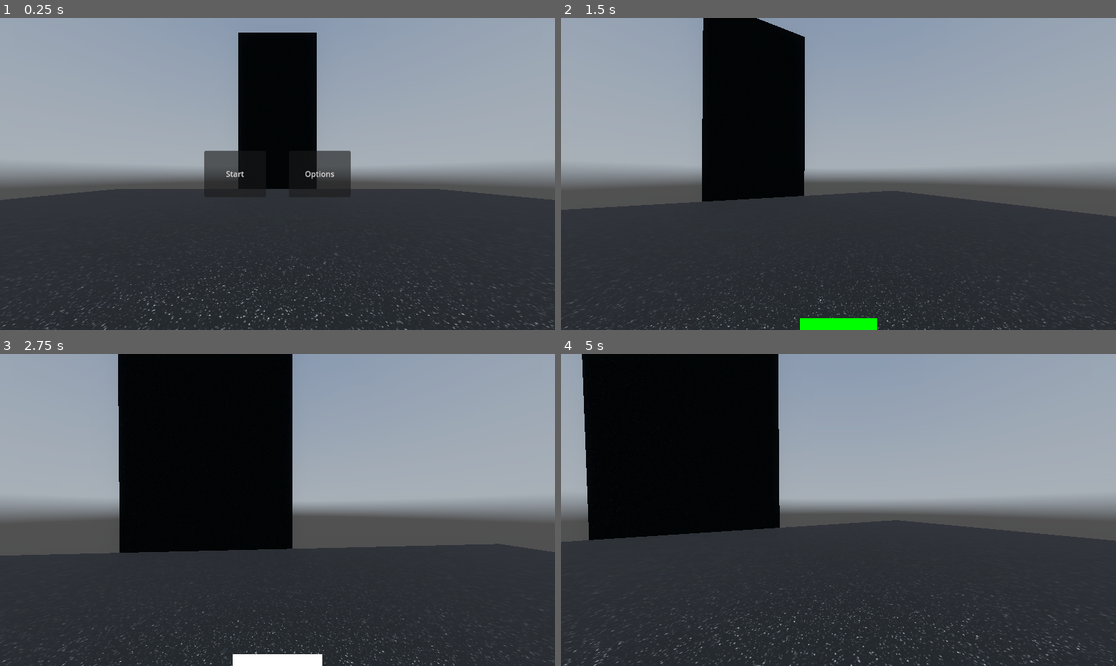
Above: before the commit, frames 1-4 (two rows, left to right).
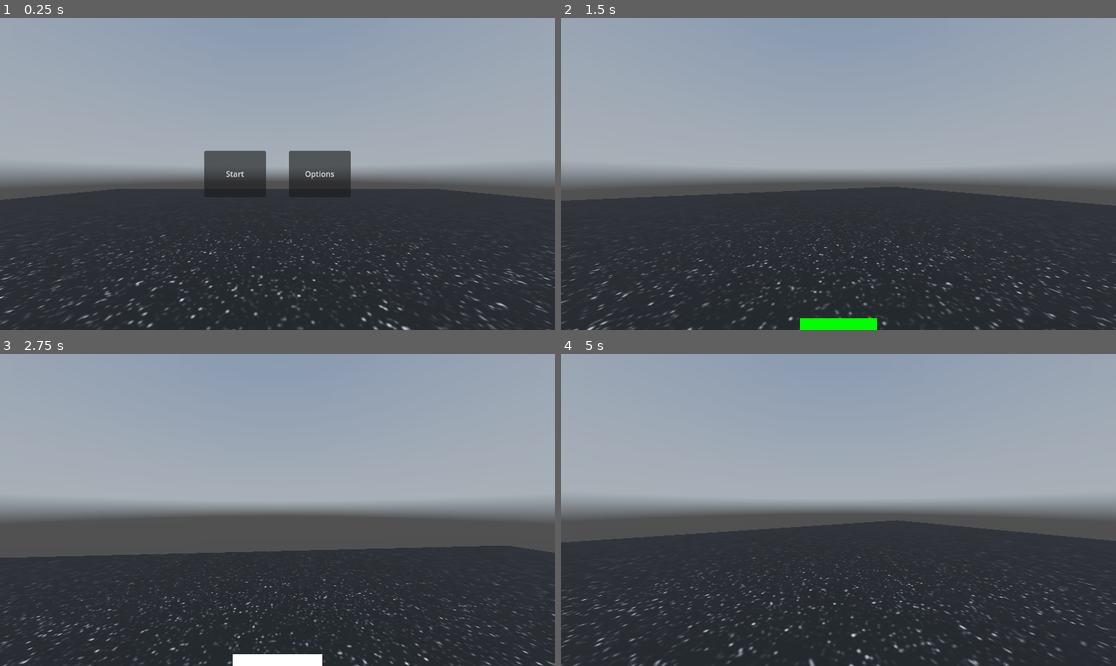
Above: after the commit, the same moments.

Repository: paulfok/parkour
Game: Godot game, scene res://world.tscn
Two runs of this game, one before a commit and one after it. Both use one fixed random seed, a clock stepped at 60 frames per second and the inputs below. A sky picture missing from this copy of the repository is replaced by a grey-blue gradient.
Inputs (mouse positions are in pixels of both pictures, inside the frame that each line leads up to):
- Up to frame 1 (0.25 s): no input
- Up to frame 2 (1.5 s): click "Start" at 0.5 s; tap Enter at 1.25 s; move the mouse to (866, 174) at 1.27 s; hold W (forward) from 1.28 s (still down); hold Space (jump) from 1.28 s (still down); tap Middle mouse button (charge) at 1.35 s
- Up to frame 3 (2.75 s): keep holding W (forward); move the mouse to (249, 510) at 2.02 s; release Space (jump) at 2.03 s; tap Space (jump) at 2.1, 2.27, 2.57 s; tap Middle mouse button (charge) at 2.3 s
- Up to frame 4 (5 s): keep holding W (forward); move the mouse to (849, 503) at 2.77 s; hold Space (jump) 2.78-3.53 s; tap Middle mouse button (charge) at 2.85, 3.6 s; move the mouse to (832, 516) at 3.52 s; tap Space (jump) at 3.77, 4.07 s; tap C (respawn) at 4.25 s; move the mouse to (877, 513) at 4.27 s; hold Space (jump) from 4.28 s (still down)

The runs differ from the first frame. In frame 1, 9.4% of the frame differs, in the area x 0-100%, y 4-100%; in frame 2, 14%; in frame 3, 22%; in frame 4, 23%, in the area x 0-100%, y 0-100%.

Commit message:
Changed somethings 	modified:   character_body_3d.gd 	modified:   project.godot 	modified:   world.tscn

Diff:
--- a/character_body_3d.gd
+++ b/character_body_3d.gd
@@ -6,13 +6,10 @@
 var charge_time = 0
 var charging = 0
 var charge_cooldown = 0
-var nearwallleft
-var nearwallright
-var nearwall
-var nearwallleftright
-var nearwallforward
 var nearwallbackward
-
+var leftwallruntime = 2
+var rightwallruntime = 2
+var wallrunstartpos
 var SPEED = 5.0
 const JUMP_VELOCITY = 5
 @export_range(0, 10, 0.01) var sensitivity : float = 3
@@ -53,8 +50,8 @@
 			velocity.y = 7.5
 			var input_dir := Input.get_vector("left", "right", "forward", "backward")
 			var direction := (transform.basis * Vector3(input_dir.x, 0, input_dir.y)).normalized()
-			velocity.x += (direction.x * SPEED * 0.125)
-			velocity.z += (direction.z * SPEED * 0.125)
+			velocity.x += (direction.x * velocity.x * 0.125)
+			velocity.z += (direction.z * velocity.z * 0.125)
 
 		if Input.is_action_just_pressed("charge") and charging == 0 and charge_cooldown == 0:
 			$"../Control/ChargeIndicator".charge_start()
@@ -67,8 +64,8 @@
 				velocity.y += 12.5
 				var input_dir := Input.get_vector("left", "right", "forward", "backward")
 				var direction := (transform.basis * Vector3(input_dir.x, 0, input_dir.y)).normalized()
-				velocity.x += (direction.x * SPEED * 2)
-				velocity.z += (direction.z * SPEED * 2)
+				velocity.x += (direction.x * SPEED * 3)
+				velocity.z += (direction.z * SPEED * 3)
 				charge_time = 0
 				$"../Control/ChargeIndicator".charge_end_jump()
 
@@ -104,9 +101,9 @@
 				velocity.x += (direction.x * SPEED * 0.1)
 				velocity.z += (direction.z * SPEED * 0.1)
 
-		if Input.is_action_just_pressed("down") and is_on_floor() and slide == 0 and abs(velocity.x) + abs(velocity.z) > 5:
-			create_tween().tween_property($Camera3D, "position", Vector3(0,1,0), 0.25).set_trans(Tween.TRANS_SINE)
-			create_tween().tween_property($"CollisionShape3D", "scale", Vector3(1,0.5,1), 0.25).set_trans(Tween.TRANS_SINE)
+		if Input.is_action_just_pressed("down") and is_on_floor() and slide == 0 and abs(velocity.x) + abs(velocity.z) > 5 and $CollisionShape3D.scale == Vector3(1, 1, 1):
+			create_tween().tween_property($Camera3D, "position", Vector3(0,1,0), 0.1).set_trans(Tween.TRANS_SINE)
+			create_tween().tween_property($"CollisionShape3D", "scale", Vector3(1,0.5,1), 0.1).set_trans(Tween.TRANS_SINE)
 			var input_dir := Input.get_vector("left", "right", "forward", "backward")
 			var direction := (transform.basis * Vector3(input_dir.x, 0, input_dir.y)).normalized()
 			SPEED += 5
@@ -125,8 +122,8 @@
 			slide = 0
 
 		if Input.is_action_just_released("down") and slide > 0 or Input.is_action_just_pressed("jump") and slide > 0 or slide == 0 and sliding == 1:
-			create_tween().tween_property($Camera3D, "position", Vector3(0,1.5,0), 0.25).set_trans(Tween.TRANS_SINE)
-			create_tween().tween_property($"CollisionShape3D", "scale", Vector3(1,1,1), 0.25).set_trans(Tween.TRANS_SINE)
+			create_tween().tween_property($Camera3D, "position", Vector3(0,1.5,0), 0.1).set_trans(Tween.TRANS_SINE)
+			create_tween().tween_property($"CollisionShape3D", "scale", Vector3(1,1,1), 0.1).set_trans(Tween.TRANS_SINE)
 			sliding = 0
 			slide = 0
 
@@ -136,28 +133,15 @@
 			position.z = 0
 		if Input.is_action_just_pressed("menu"):
 			Menu = 1
-	if $CollisionShape3D/LeftWall.is_colliding():
-		nearwallleft = 1
-		nearwall = 1
-	else:
-		nearwallleft = 0
-	if $CollisionShape3D/RightWall.is_colliding():
-		nearwallright = 1
-		nearwall = 1
-	else:
-		nearwallright = 0
-	if $CollisionShape3D/ForwardWall.is_colliding():
-		nearwallforward = 1
-		nearwall = 1
-	else:
-		nearwallforward = 0
+		#Left Wallrun thingy
+		if Input.is_action_pressed("jump") and $CollisionShape3D/LeftWall.is_colliding() and abs(velocity.x) + abs(velocity.z) >= 2:
+			if Input.is_action_just_pressed("jump"):
+				wallrunstartpos = position.y
+			position.y -= leftwallruntime * delta
+		leftwallruntime -= 1 * delta
+		rightwallruntime -= 1 * delta
 	if $CollisionShape3D/BackwardWall.is_colliding():
 		nearwallbackward = 1
-		nearwall = 1
 	else:
 		nearwallbackward = 0
-	if not $CollisionShape3D/RightWall.is_colliding() and not $CollisionShape3D/LeftWall.is_colliding():
-		nearwallleftright = 0
-	if not $CollisionShape3D/RightWall.is_colliding() and not $CollisionShape3D/LeftWall.is_colliding() and not $CollisionShape3D/BackwardWall.is_colliding() and not $CollisionShape3D/ForwardWall.is_colliding():
-		nearwall = 0
 	move_and_slide()
--- a/project.godot
+++ b/project.godot
@@ -14,6 +14,10 @@
 run/main_scene="res://world.tscn"
 config/features=PackedStringArray("4.3", "GL Compatibility")
 config/icon="res://icon.svg"
+
+[debug]
+
+settings/stdout/print_gpu_profile=true
 
 [display]
 
--- a/world.tscn
+++ b/world.tscn
@@ -12,32 +12,6 @@
 [ext_resource type="Script" path="res://option_anti_aliasing.gd" id="9_uftvq"]
 
 [sub_resource type="CapsuleShape3D" id="CapsuleShape3D_5nawy"]
-
-[sub_resource type="BoxShape3D" id="BoxShape3D_3ihnp"]
-size = Vector3(32, 32, 32)
-
-[sub_resource type="StandardMaterial3D" id="StandardMaterial3D_3r8db"]
-albedo_texture = ExtResource("2_accg7")
-
-[sub_resource type="QuadMesh" id="QuadMesh_p1ibm"]
-material = SubResource("StandardMaterial3D_3r8db")
-size = Vector2(32, 32)
-orientation = 1
-
-[sub_resource type="StandardMaterial3D" id="StandardMaterial3D_1bndf"]
-albedo_texture = ExtResource("2_accg7")
-uv1_scale = Vector3(2.5, 2.5, 2.5)
-
-[sub_resource type="BoxShape3D" id="BoxShape3D_5hebx"]
-size = Vector3(8, 1, 16)
-
-[sub_resource type="PlaneMesh" id="PlaneMesh_tsgq3"]
-size = Vector2(8, 16)
-center_offset = Vector3(0, -16, -8)
-
-[sub_resource type="StandardMaterial3D" id="StandardMaterial3D_4vw05"]
-albedo_texture = ExtResource("2_accg7")
-uv1_scale = Vector3(0.667, 1, 1)
 
 [sub_resource type="PanoramaSkyMaterial" id="PanoramaSkyMaterial_q1mk1"]
 panorama = ExtResource("4_0a32n")
@@ -59,6 +33,26 @@
 fog_density = 1.0
 adjustment_brightness = 0.41
 
+[sub_resource type="BoxShape3D" id="BoxShape3D_3ihnp"]
+size = Vector3(32, 32, 32)
+
+[sub_resource type="StandardMaterial3D" id="StandardMaterial3D_unj4i"]
+albedo_texture = ExtResource("2_accg7")
+
+[sub_resource type="StandardMaterial3D" id="StandardMaterial3D_3r8db"]
+albedo_texture = ExtResource("2_accg7")
+
+[sub_resource type="QuadMesh" id="QuadMesh_p1ibm"]
+material = SubResource("StandardMaterial3D_3r8db")
+size = Vector2(32, 32)
+orientation = 1
+
+[sub_resource type="StandardMaterial3D" id="StandardMaterial3D_1bndf"]
+albedo_texture = ExtResource("2_accg7")
+uv1_scale = Vector3(2.5, 2.5, 2.5)
+
+[sub_resource type="BoxShape3D" id="BoxShape3D_qxs8i"]
+
 [node name="Node3D" type="Node3D"]
 
 [node name="Control" type="Control" parent="."]
@@ -100,34 +94,12 @@
 transform = Transform3D(1.91069e-15, 4.37114e-08, 1, 1, -4.37114e-08, 0, 4.37114e-08, 1, -4.37114e-08, 0, -1, 0)
 
 [node name="BackwardWall" type="RayCast3D" parent="CharacterBody3D/CollisionShape3D"]
-transform = Transform3D(1.91069e-15, -4.37114e-08, 1, -1, -4.37114e-08, 0, 4.37114e-08, -1, -4.37114e-08, 0, -1, 0)
+transform = Transform3D(1.91069e-15, -4.37114e-08, 50, -1, -4.37114e-08, 1.79995e-19, 4.37114e-08, -1, -2.18557e-06, 0, -1, 0)
+debug_shape_custom_color = Color(0, 1, 0, 1)
 
 [node name="Camera3D" type="Camera3D" parent="CharacterBody3D"]
 transform = Transform3D(1, 0, 0, 0, 1, 0, 0, 0, 1, 0, 1.5, 0)
 fov = 90.0
-
-[node name="StaticBody3D" type="StaticBody3D" parent="."]
-
-[node name="GroundCollision" type="CollisionShape3D" parent="StaticBody3D"]
-transform = Transform3D(1, 0, 0, 0, 1, 0, 0, 0, 1, 0, -16, 0)
-shape = SubResource("BoxShape3D_3ihnp")
-
-[node name="GroundMesh" type="MeshInstance3D" parent="StaticBody3D"]
-mesh = SubResource("QuadMesh_p1ibm")
-surface_material_override/0 = SubResource("StandardMaterial3D_1bndf")
-
-[node name="WallCollision" type="CollisionShape3D" parent="StaticBody3D"]
-transform = Transform3D(1, 0, 0, 0, -4.37114e-08, -1, 0, 1, -4.37114e-08, 0, 8, -16.5)
-shape = SubResource("BoxShape3D_5hebx")
-
-[node name="WallMesh" type="MeshInstance3D" parent="StaticBody3D"]
-transform = Transform3D(1, 0, 0, 0, -4.37114e-08, -1, 0, 1, -4.37114e-08, 0, 0, 0)
-mesh = SubResource("PlaneMesh_tsgq3")
-surface_material_override/0 = SubResource("StandardMaterial3D_4vw05")
-
-[node name="DirectionalLight3D" type="DirectionalLight3D" parent="."]
-transform = Transform3D(1, 0, 0, 0, -4.37114e-08, 1, 0, -1, -4.37114e-08, 0, 3314.44, 0)
-shadow_enabled = true
 
 [node name="Menus" type="Control" parent="."]
 layout_mode = 3
@@ -229,3 +201,32 @@
 
 [node name="WorldEnvironment" type="WorldEnvironment" parent="."]
 environment = SubResource("Environment_k5r6i")
+
+[node name="Map" type="Node3D" parent="."]
+
+[node name="DirectionalLight3D" type="DirectionalLight3D" parent="Map"]
+transform = Transform3D(1, 0, 0, 0, -4.37114e-08, 1, 0, -1, -4.37114e-08, 0, 3314.44, 0)
+shadow_enabled = true
+
+[node name="StaticBody3D" type="StaticBody3D" parent="Map"]
+
+[node name="GroundCollision" type="CollisionShape3D" parent="Map/StaticBody3D"]
+transform = Transform3D(1, 0, 0, 0, 1, 0, 0, 0, 1, 0, -16, 0)
+shape = SubResource("BoxShape3D_3ihnp")
+
+[node name="GroundMesh" type="MeshInstance3D" parent="Map/StaticBody3D"]
+material_override = SubResource("StandardMaterial3D_unj4i")
+mesh = SubResource("QuadMesh_p1ibm")
+surface_material_override/0 = SubResource("StandardMaterial3D_1bndf")
+
+[node name="Wall" type="StaticBody3D" parent="Map"]
+transform = Transform3D(1, 0, 0, 0, 1, 0, 0, 0, 1, 0, 2.60832, 0)
+
+[node name="CollisionShape3D" type="CollisionShape3D" parent="Map/Wall"]
+shape = SubResource("BoxShape3D_qxs8i")
+
+[node name="GroundMesh" type="MeshInstance3D" parent="Map/Wall"]
+transform = Transform3D(1, 0, 0, 0, -4.37114e-08, -1, 0, 1, -4.37114e-08, 31.0112, 0, 0)
+material_override = SubResource("StandardMaterial3D_unj4i")
+mesh = SubResource("QuadMesh_p1ibm")
+surface_material_override/0 = SubResource("StandardMaterial3D_1bndf")
Not shown: 1 places in world.tscn that only renumber resources
